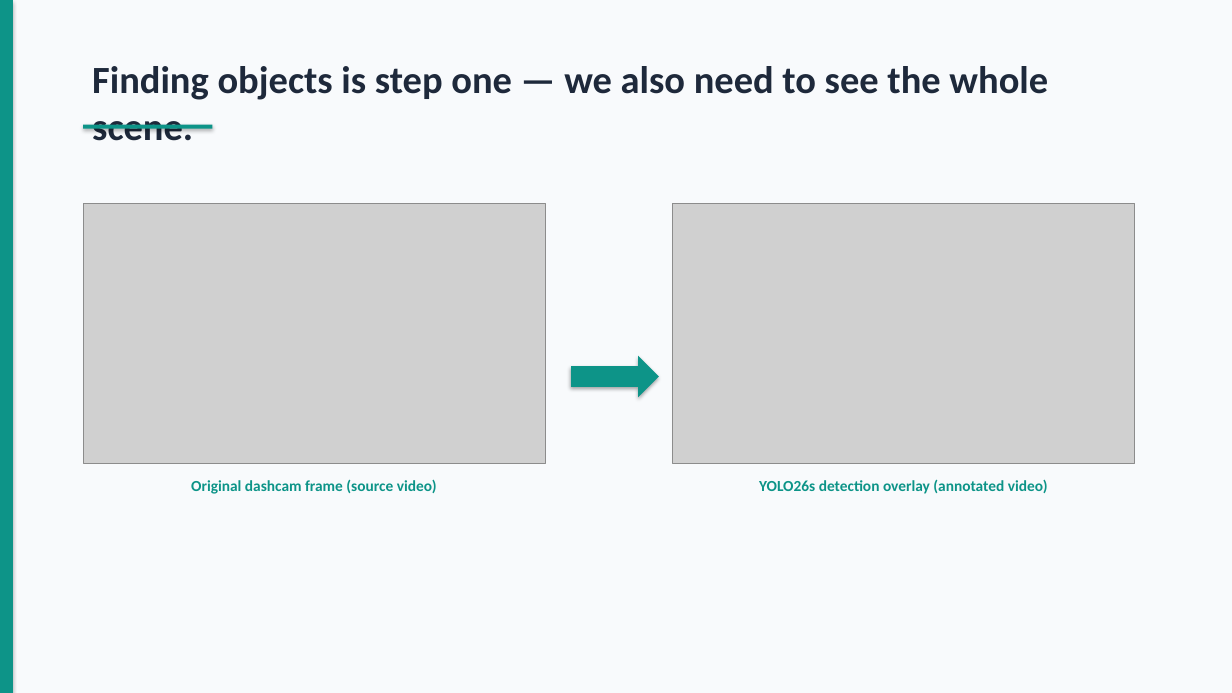
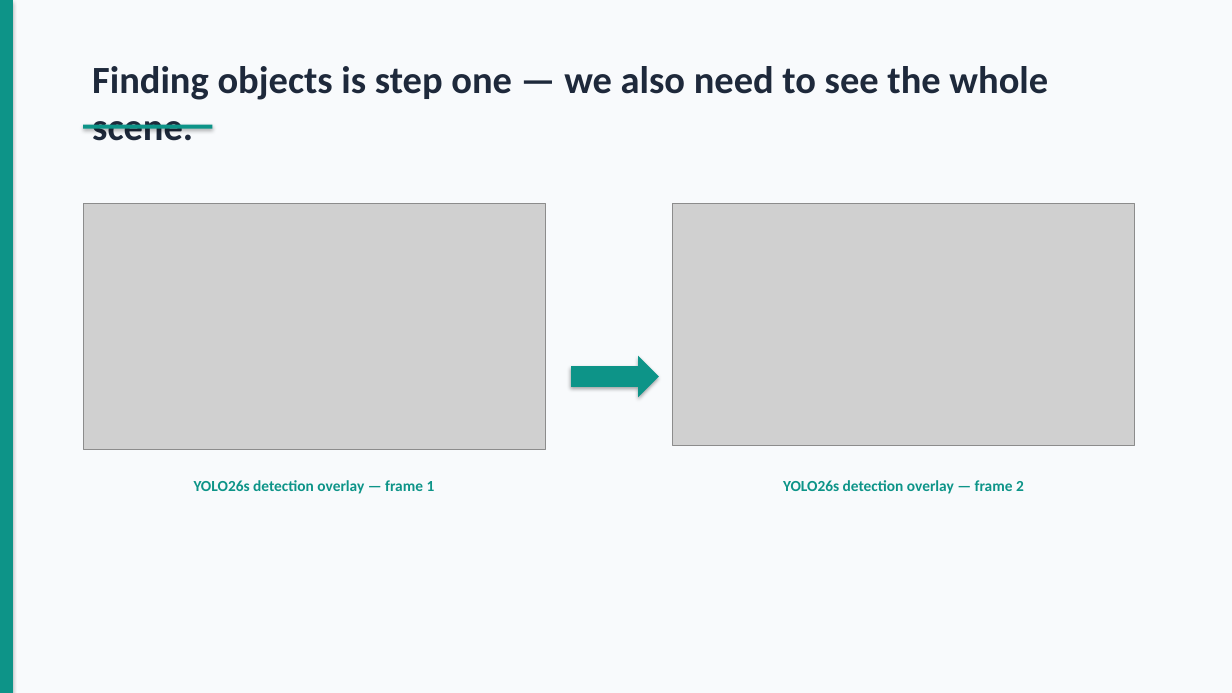
Before and after one commit to dydy2010/computer_vision_hslu_2026, a slide deck: slide 4 of Computer_Vision_Presentation.pptx. Drawn at 1232x693 pixels with LibreOffice and Linux fonts; fonts in the diff are those of the drawing; grey boxes stand for pictures. Boxes give left, top, right and bottom in pixels: in the first picture for what was removed or moved away, otherwise in the second. Text is boxed around its words. In the diff, an @@ line names an element or a change of style, - is before the commit and + after.

```diff
--- a/Computer_Vision_Presentation.pptx
+++ b/Computer_Vision_Presentation.pptx
@@ picture: place and size @@
-picture at box(83, 203, 545, 463)
+picture at box(83, 203, 545, 450)
@@ picture: place and size @@
-picture at box(673, 203, 1135, 463)
+picture at box(673, 203, 1135, 445)
@@ text at box(194, 480, 435, 494): text changed @@
-Original dashcam frame (source video)
+YOLO26s detection overlay — frame 1
@@ text at box(783, 480, 1024, 494): text changed @@
-YOLO26s detection overlay (annotated video)
+YOLO26s detection overlay — frame 2
```
Also in this commit, not shown: 3 other slides changed, 2 other files.
